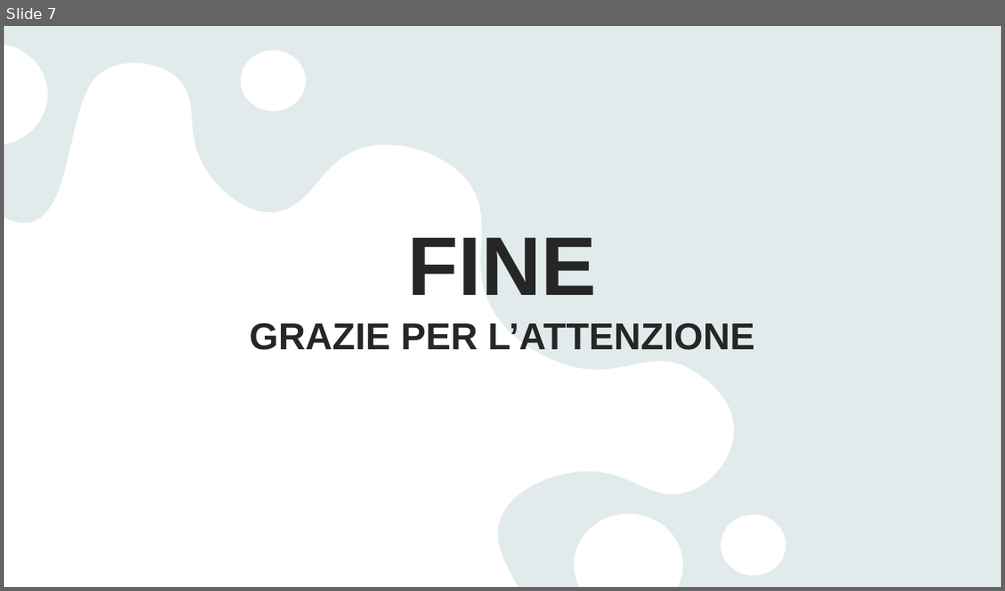
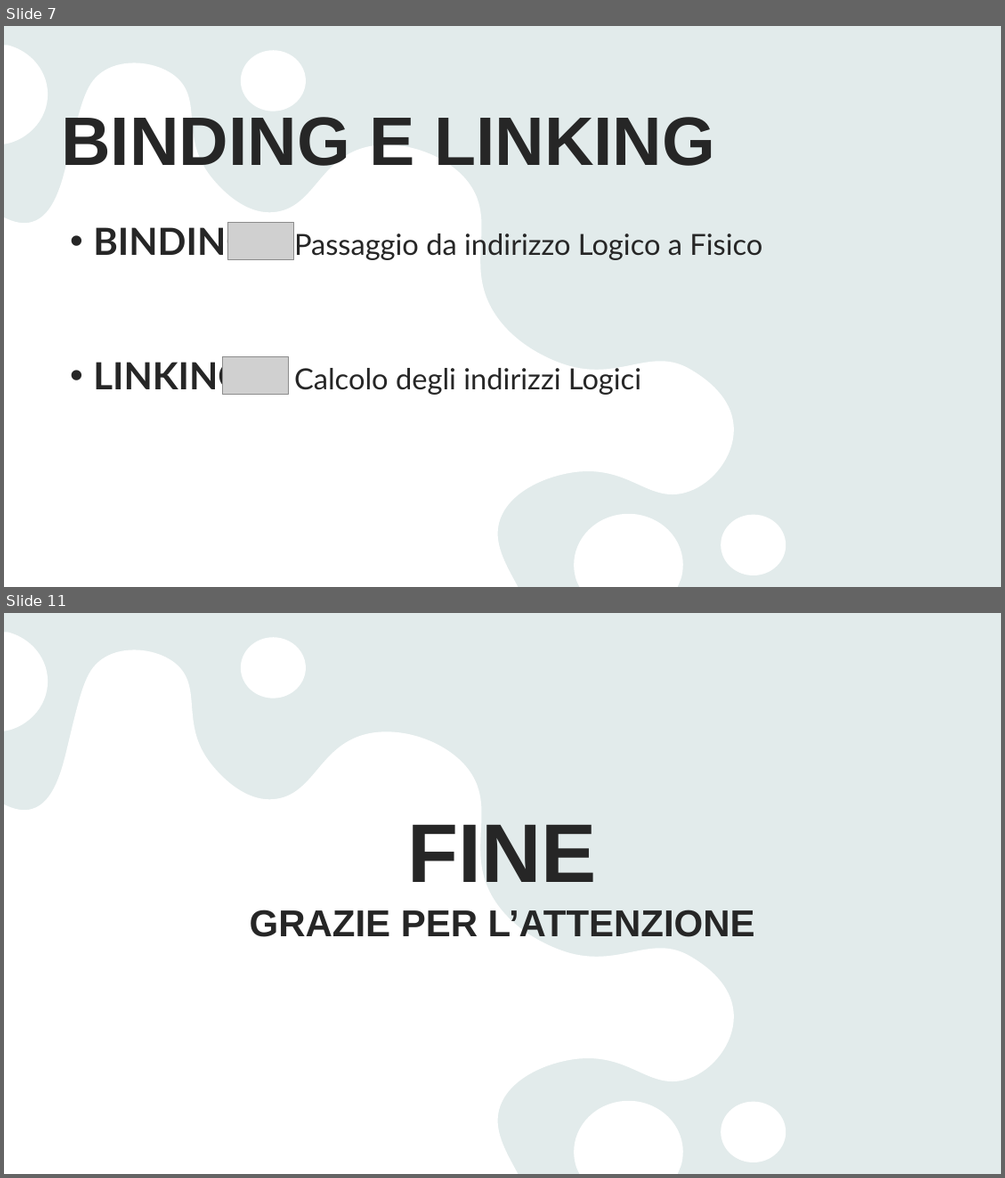
Before and after one commit to michelesantomauroitigeo/repositoryTPSIT2526, a slide deck: SANSONE VITO/02_sansoneVito.pptx. Shown one above the other, each under a label of ours: slide 7 before the commit, slides 7 and 11 after it; the slides between them are not shown. The pictures are 1005x591 and 1005x1178 pixels, drawn with LibreOffice and Linux fonts; fonts in the diff are those of the drawing; grey boxes stand for pictures. Boxes give left, top, right and bottom in pixels: in the first picture for what was removed or moved away, otherwise in the second. Text is boxed around its words. In the diff, an @@ line names an element or a change of style, - is before the commit and + after.

```diff
--- a/SANSONE VITO/02_sansoneVito.pptx
+++ b/SANSONE VITO/02_sansoneVito.pptx
@@ slide 7 added at bbox=[4, 26, 1001, 587], background #E9F3F3; not listed: 2 template elements that a slide beside it also shows @@
@@ title added at bbox=[61, 117, 715, 166], 66 pt, text #262626, bold @@
+BINDING E LINKING
@@ text added at bbox=[93, 223, 762, 394], 28 pt, text #262626 @@
+• BINDING Passaggio da indirizzo Logico a Fisico
+• LINKING Calcolo degli indirizzi Logici
@@ picture added at bbox=[227, 223, 293, 259] @@
@@ picture added at bbox=[223, 356, 289, 394] @@
@@ what was slide 7 is now slide 11 @@
```
Also in this commit, not shown: 1 slide changed, 3 other slides added.
